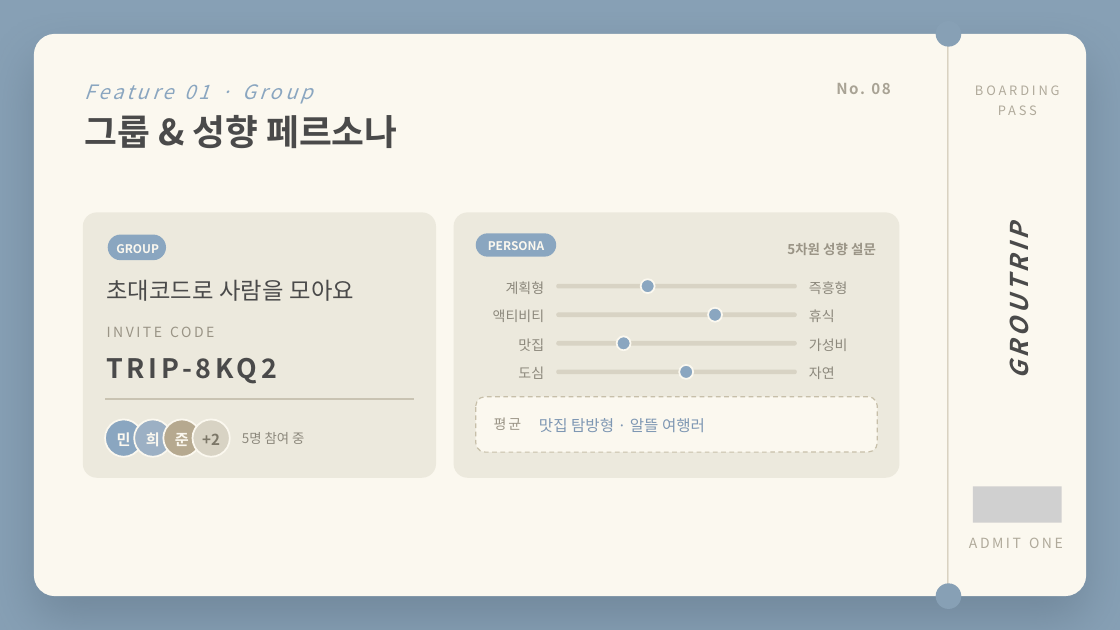
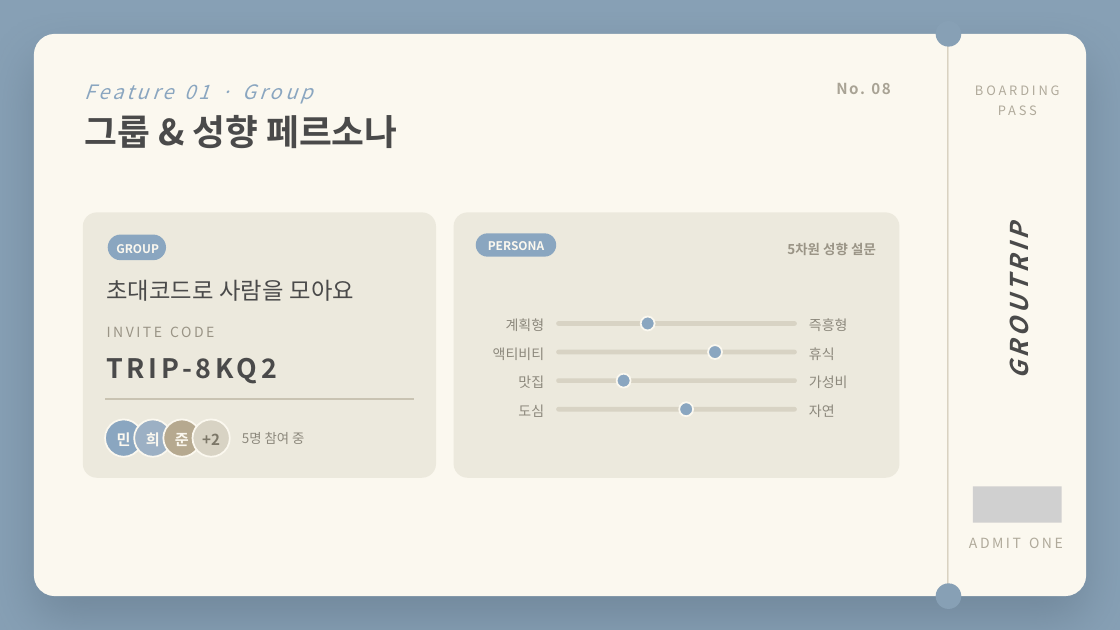
Before and after one commit to hodu42/groutrip, a slide deck: slide 8 of 260626_15기_구미_4_관통PJT_김민준_정희성.pptx. Drawn at 1120x630 pixels with LibreOffice and Linux fonts; fonts in the diff are those of the drawing; grey boxes stand for pictures. Boxes give left, top, right and bottom in pixels: in the first picture for what was removed or moved away, otherwise in the second. Text is boxed around its words. In the diff, an @@ line names an element or a change of style, - is before the commit and + after.

```diff
--- a/260626_15기_구미_4_관통PJT_김민준_정희성.pptx
+++ b/260626_15기_구미_4_관통PJT_김민준_정희성.pptx
@@ 4 texts, 2 rounded rectangles: place and size @@
-4 texts, 2 rounded rectangles at bbox=[493, 309, 835, 379]
+4 texts, 2 rounded rectangles at bbox=[493, 347, 835, 417]
@@ rounded rectangle removed at bbox=[476, 396, 878, 452] @@
@@ text removed at bbox=[494, 418, 522, 430] @@
-평균
@@ text removed at bbox=[539, 418, 705, 432] @@
-맛집 탐방형 · 알뜰 여행러
@@ 4 texts, 4 ellipses, 2 rounded rectangles: place and size @@
-4 texts, 4 ellipses, 2 rounded rectangles at bbox=[506, 279, 848, 379]
+4 texts, 4 ellipses, 2 rounded rectangles at bbox=[506, 316, 848, 416]
```
